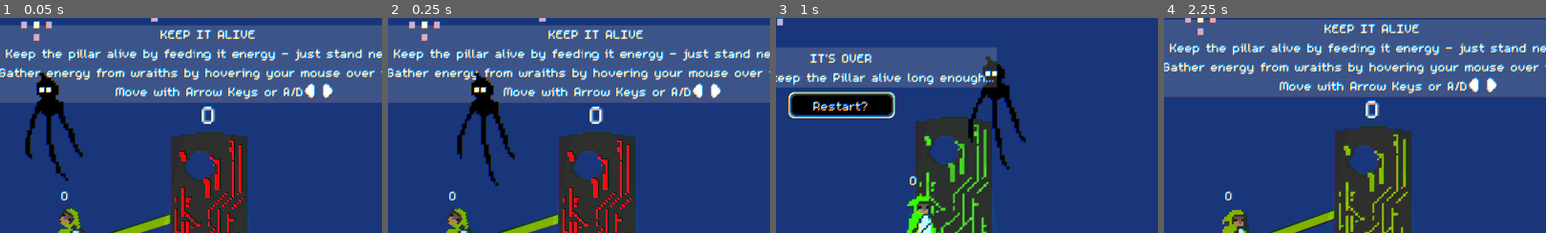
Above: before the commit, frames 1-4 (left to right).
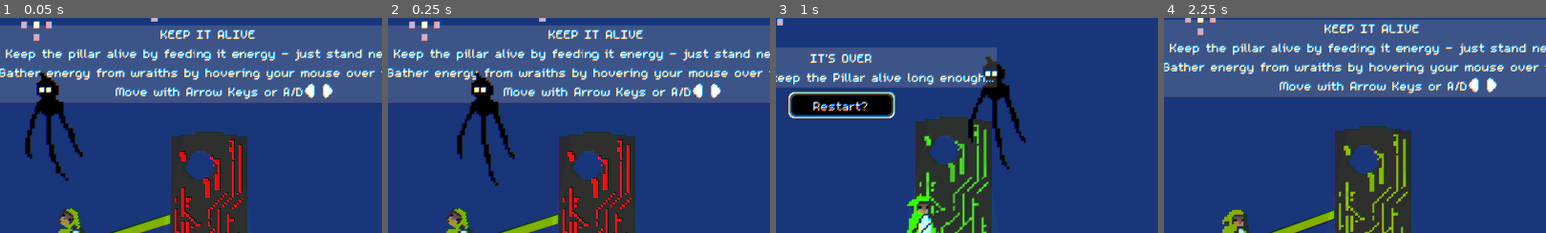
Above: after the commit, the same moments.

Repository: MHillier98/FeedThePillar
Game: Godot game, scene res://Scenes/TestScene.tscn
Same seed, same stepped clock (60 frames per second), same inputs: the game is played once before the commit and once after it.
Inputs (mouse positions are % of the whole screen's width and height, from its top left):
- Up to frame 1 (0.05 s): no input
- Up to frame 2 (0.25 s): no input
- Up to frame 3 (1 s): move the mouse to (60, 38) at 0.52 s; hold D (right) from 0.53 s (still down); hold W (up) from 0.53 s (still down); click (60, 38) at 0.67 s
- Up to frame 4 (2.25 s): release D (right) at 1.25 s; release W (up) at 1.25 s; click "Restart?" at 1.25 s; tap Enter at 2 s; move the mouse to (30, 55) at 2.02 s; hold D (right) from 2.03 s (still down); tap W (up) at 2.1 s
The pictures show only the part of the screen within x 42-92%, y 13-63%; the shares and areas given below are measured in that part.

The runs differ from the first frame. In frame 1, 0.3% of the frame differs, in the area x 16-57%, y 40-85%; in frame 2, 0.3%; in frame 3, less than 0.1%; in frame 4, 0.3%.

Commit message:
Updated points counter labels

Diff:
--- a/Scripts/Pillar.gd
+++ b/Scripts/Pillar.gd
@@ -51,4 +51,8 @@
 
 func update_text():
 	if pointsLabel != null:
-		pointsLabel.text = str(get_points())
+		var points = get_points()
+		if points > 0:
+			pointsLabel.text = str(points)
+		else:
+			pointsLabel.text = ""
--- a/Scripts/Player.gd
+++ b/Scripts/Player.gd
@@ -110,7 +110,11 @@
 
 func update_text():
 	if pointsLabel != null:
-		pointsLabel.text = str(get_points())
+		var points = get_points()
+		if points > 0:
+			pointsLabel.text = str(points)
+		else:
+			pointsLabel.text = ""
 
 
 func show_arrow_right():
